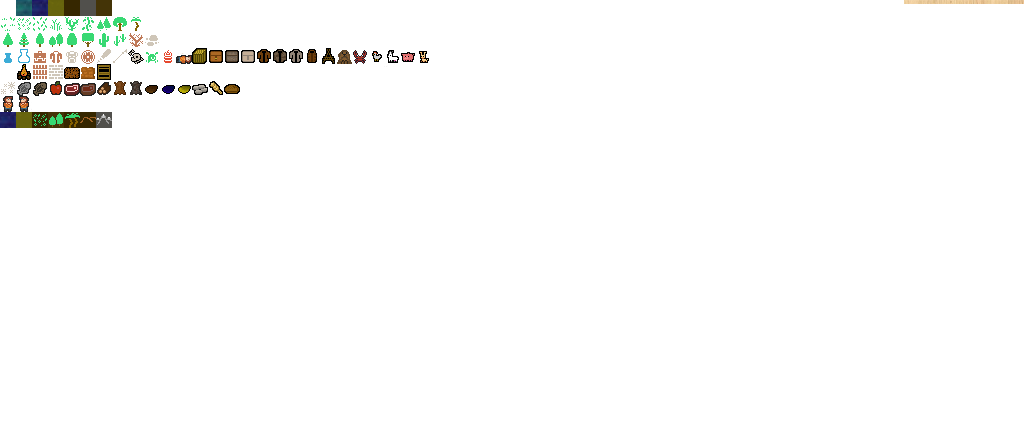
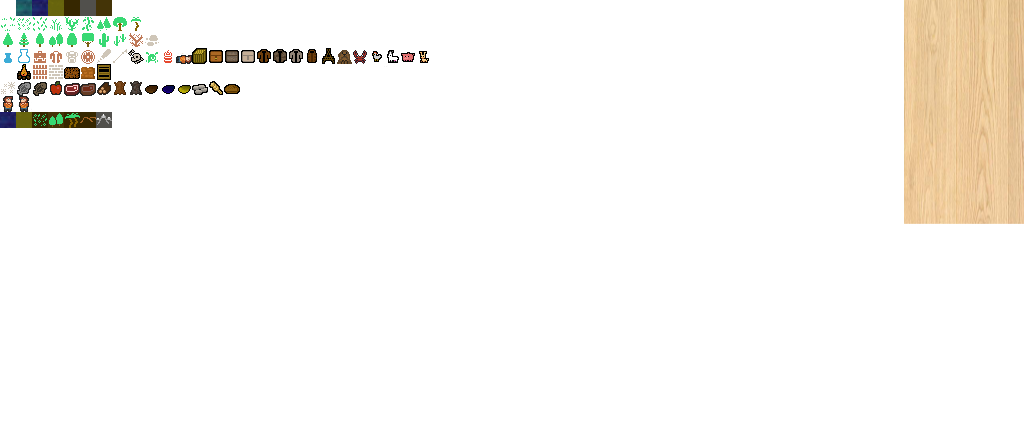
The second (1024, 428) image is a revision of the first. Changes to its layers:
painted on "tilesheet.png" over [904, 0, 1024, 224]
